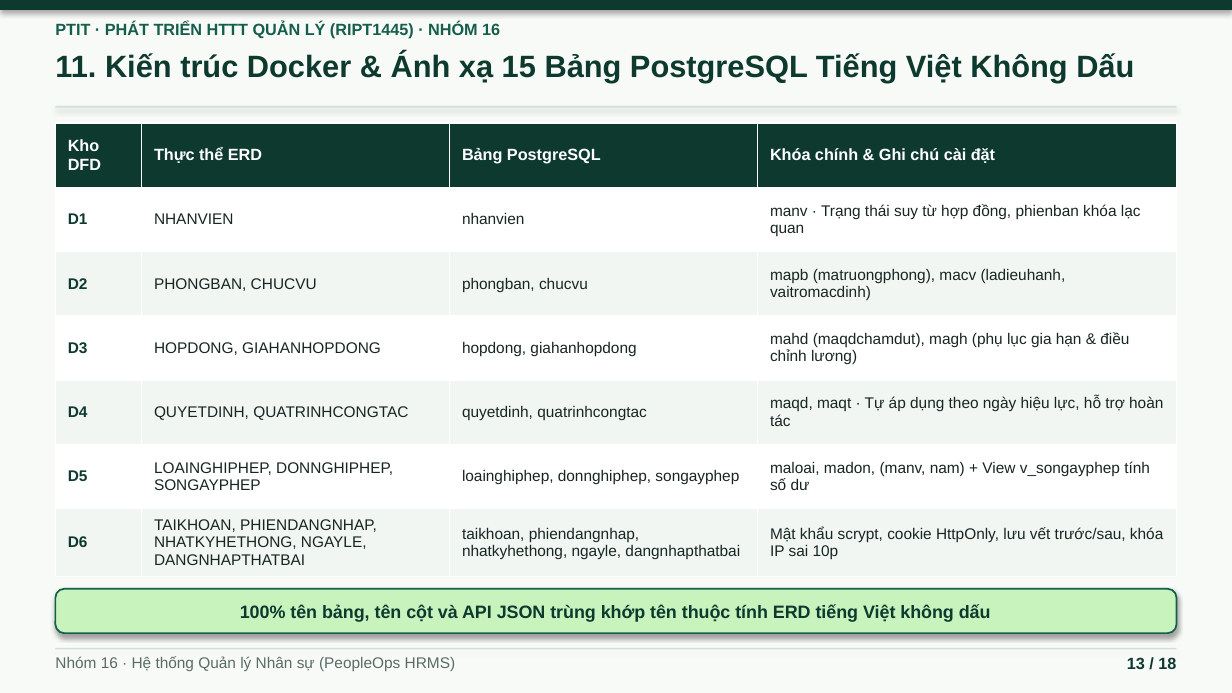
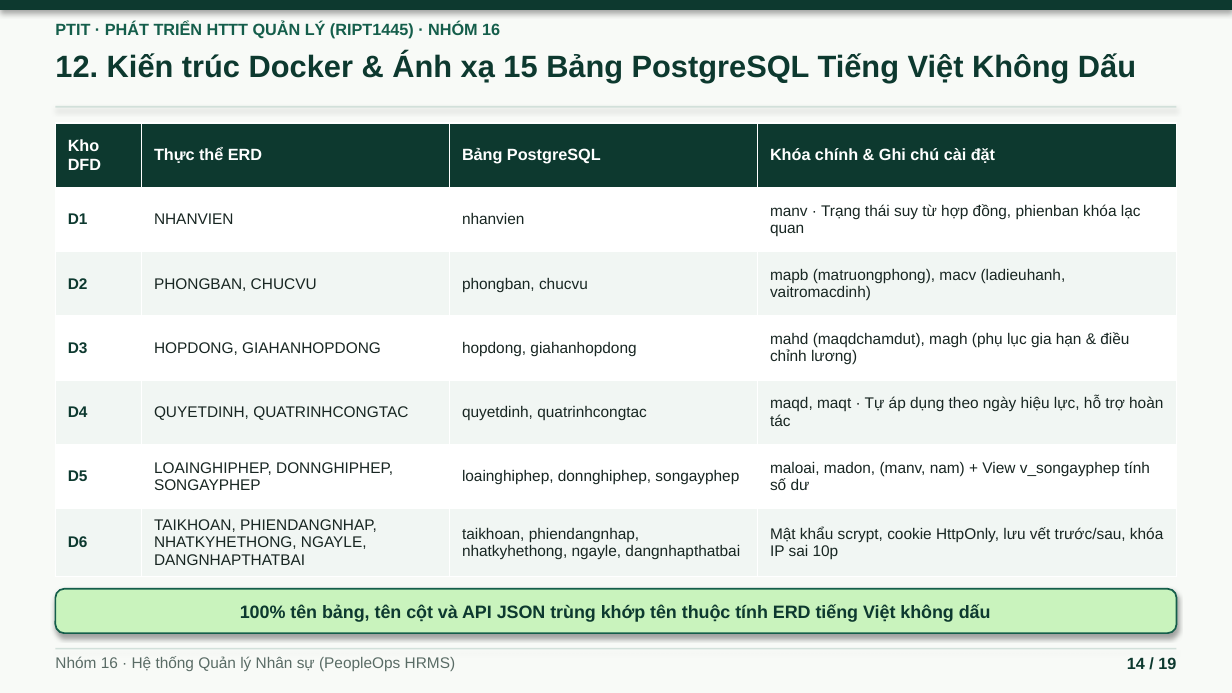
Before and after one commit to ninhduo263/human-resource-management-system, a slide deck: slide 14 of bao-cao/BAO_CAO_HTTTQL_Nhom16.pptx (slide 13 before the commit). Drawn at 1232x693 pixels with LibreOffice and Linux fonts; fonts in the diff are those of the drawing. Boxes give left, top, right and bottom in pixels: in the first picture for what was removed or moved away, otherwise in the second. Text is boxed around its words. In the diff, an @@ line names an element or a change of style, - is before the commit and + after.

```diff
--- a/bao-cao/BAO_CAO_HTTTQL_Nhom16.pptx
+++ b/bao-cao/BAO_CAO_HTTTQL_Nhom16.pptx
@@ text at (55, 53, 1136, 83): text changed @@
-11. Kiến trúc Docker & Ánh xạ 15 Bảng PostgreSQL Tiếng Việt Không Dấu
+12. Kiến trúc Docker & Ánh xạ 15 Bảng PostgreSQL Tiếng Việt Không Dấu
@@ text at (1127, 657, 1176, 669): text changed @@
-13 / 18
+14 / 19
```
Also in this commit, not shown: 15 other slides changed, 1 slide added, 4 other files.
